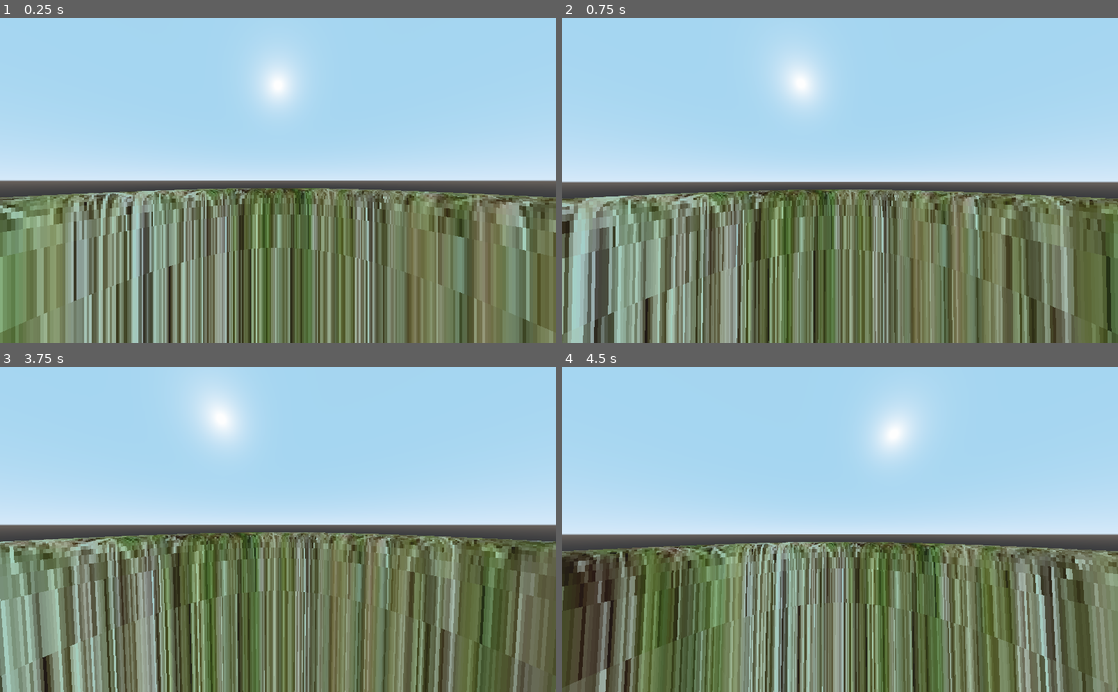
Above: before the commit, frames 1-4 (two rows, left to right).
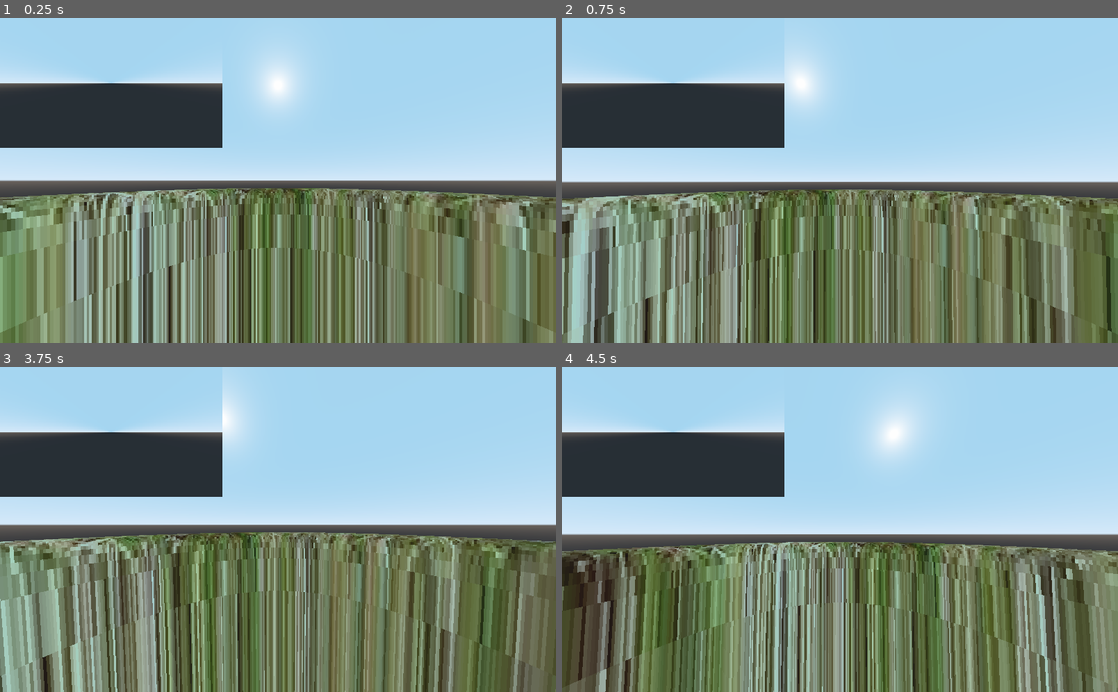
Above: after the commit, the same moments.

Repository: CaveJohnson376/godot-3dplanets
Game: Godot game, scene res://scenes/main.tscn
The game is run twice, just before and just after one commit, with the same random seed, the same clock (stepped at 60 frames per second) and the same inputs.
Inputs (mouse positions are in pixels of both pictures, inside the frame that each line leads up to):
- Up to frame 1 (0.25 s): no input
- Up to frame 2 (0.75 s): tap Enter at 0.5 s; move the mouse to (867, 180) at 0.52 s
- Up to frame 3 (3.75 s): tap Space at 1.25, 2.75 s; move the mouse to (250, 529) at 1.27 s; tap Enter at 2, 3.5 s; move the mouse to (289, 523) at 2.02 s; move the mouse to (272, 536) at 2.77 s; move the mouse to (316, 532) at 3.52 s
- Up to frame 4 (4.5 s): tap Space at 4.25 s; move the mouse to (795, 526) at 4.27 s

The runs differ from the first frame. In frame 1, 8.6% of the frame differs, in the area x 0-40%, y 16-40%; in frame 2, 8.5%; in frame 3, 9.0%, in the area x 0-40%, y 4-40%; in frame 4, 8.6%.

Commit message:
fixed one thing, broken another

Diff:
--- a/scenes/player.tscn
+++ b/scenes/player.tscn
@@ -32,18 +32,21 @@
 	pass # Replace with function body.
 
 func _process(_delta):
-
 	if Input.is_action_just_pressed(\"ui_cancel\"):
 		if Input.get_mouse_mode() == Input.MOUSE_MODE_VISIBLE:
 			Input.set_mouse_mode(Input.MOUSE_MODE_CAPTURED)
 		else:
 			Input.set_mouse_mode(Input.MOUSE_MODE_VISIBLE)
 
+	$CanvasLayer/ViewportContainer/Viewport.size = get_viewport().size/4
 
 # Called every frame. 'delta' is the elapsed time since the previous frame.
 func _physics_process(delta):
 	var pos = translation
 	var up = Vector3(0, 0, 0).direction_to(pos)
+
+	#$CanvasLayer/ViewportContainer/Viewport/Camera.global_transform.origin = (up*100)+pos
+	#$CanvasLayer/ViewportContainer/Viewport/Camera.global_transform = $CanvasLayer/ViewportContainer/Viewport/Camera.global_transform.looking_at(pos, Vector3(0, 1, 0))
 
 	if mousemotion:
 		cam.rotation.x = clamp(cam.rotation.x + (mousemotion.y * sensetivity), deg2rad(-90), deg2rad(90))
@@ -67,8 +70,8 @@
 
 	var deltanormal = tri2normal(Vector3(0, 0, 0), pos, prevpos)
 	if deltanormal:
-		var angle = deg2rad((pos.normalized().dot(prevpos.normalized()) + 1)*90)
-		rotate(deltanormal, -angle)
+		var angle = deg2rad((pos.normalized().dot(prevpos.normalized()) - 1)* -90)
+		rotate(deltanormal, angle)
 	prevpos = pos
 
 	pass
@@ -99,6 +102,32 @@
 material = SubResource( 3 )
 size = Vector3( 1, 1, 1 )
 
+[sub_resource type="SpatialMaterial" id=10]
+flags_fixed_size = true
+
+[sub_resource type="CylinderMesh" id=6]
+material = SubResource( 10 )
+top_radius = 0.063
+bottom_radius = 0.25
+height = 0.5
+
+[sub_resource type="GDScript" id=9]
+script/source = "extends Viewport
+
+
+# Declare member variables here. Examples:
+# var a = 2
+# var b = \"text\"
+
+
+# Called when the node enters the scene tree for the first time.
+func _ready():
+	pass # Replace with function body.
+
+
+# Called every frame. 'delta' is the elapsed time since the previous frame.
+"
+
 [node name="player" type="KinematicBody"]
 script = SubResource( 5 )
 
@@ -122,3 +151,31 @@
 lifetime = 0.05
 process_material = SubResource( 2 )
 draw_pass_1 = SubResource( 4 )
+
+[node name="debugmesh" type="MeshInstance" parent="."]
+transform = Transform( 1, 0, 0, 0, -4.37114e-08, -1, 0, 1, -4.37114e-08, 0, 1, 0 )
+mesh = SubResource( 6 )
+material/0 = null
+
+[node name="CanvasLayer" type="CanvasLayer" parent="."]
+follow_viewport_enable = true
+
+[node name="ViewportContainer" type="ViewportContainer" parent="CanvasLayer"]
+anchor_right = 0.4
+anchor_bottom = 0.4
+stretch = true
+__meta__ = {
+"_edit_use_anchors_": false
+}
+
+[node name="Viewport" type="Viewport" parent="CanvasLayer/ViewportContainer"]
+size = Vector2( 409, 240 )
+handle_input_locally = false
+render_target_update_mode = 3
+script = SubResource( 9 )
+
+[node name="Camera" type="Camera" parent="CanvasLayer/ViewportContainer/Viewport"]
+projection = 1
+current = true
+size = 2000.0
+far = 10000.0
Not shown: 1 places in scenes/player.tscn that only renumber resources
